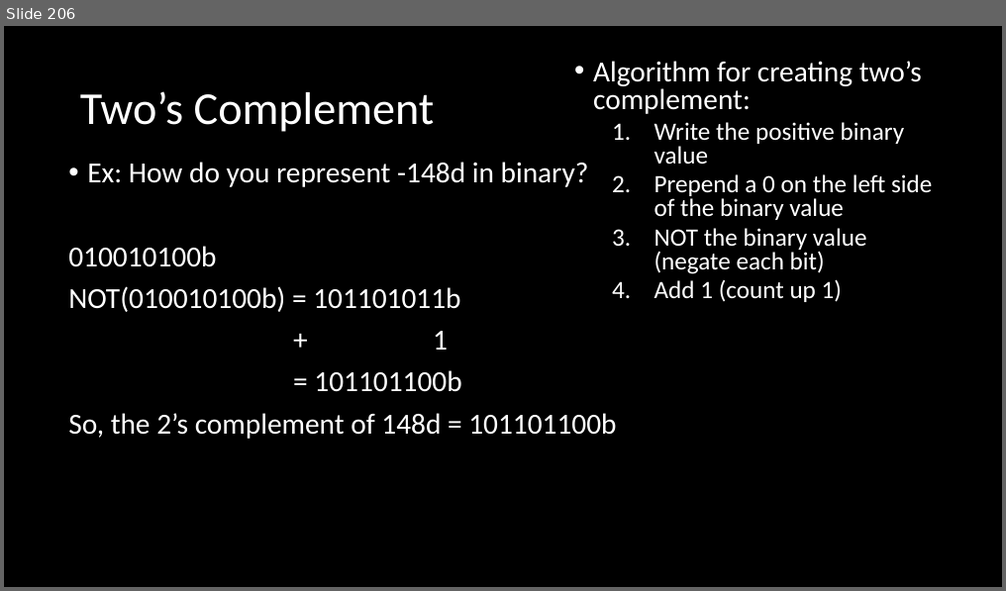
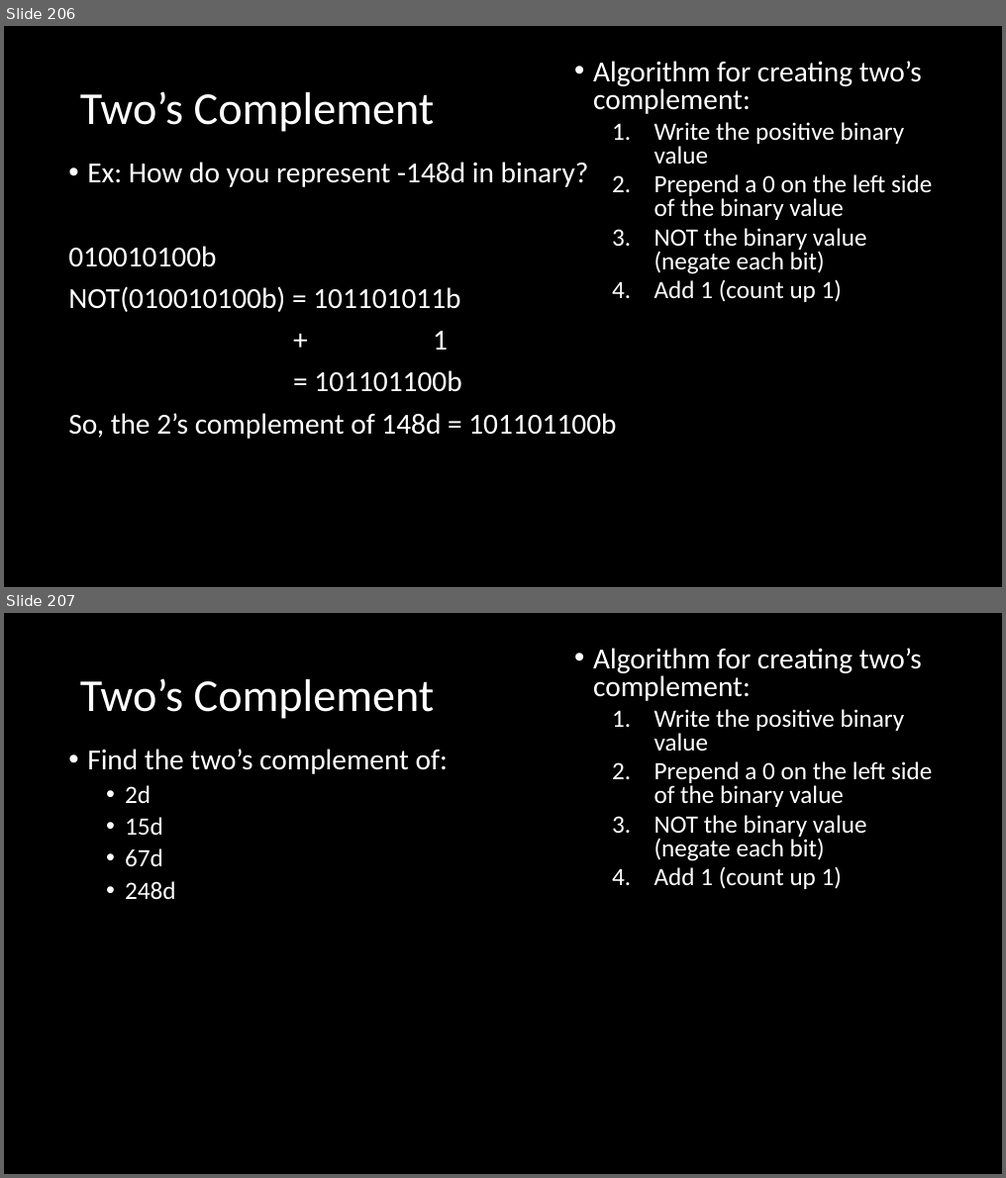
Before and after one commit to MrJoshGross/Course-Curricular-Material, a slide deck: wip/Lecture 3 - Representing Numbers in Binary.pptx. Shown one above the other, each under a label of ours: slide 206 before the commit, slides 206 and 207 after it. The pictures are 1006x591 and 1006x1178 pixels, drawn with LibreOffice and Linux fonts; fonts in the diff are those of the drawing. Boxes give left, top, right and bottom in pixels: in the first picture for what was removed or moved away, otherwise in the second. Text is boxed around its words. In the diff, an @@ line names an element or a change of style, - is before the commit and + after.

Commit message:
Update Lecture 3 - Representing Numbers in Binary.pptx
added two's complement problems

```diff
--- a/wip/Lecture 3 - Representing Numbers in Binary.pptx
+++ b/wip/Lecture 3 - Representing Numbers in Binary.pptx
@@ slide 207 added at (x1=4, y1=613, x2=1002, y2=1174), background #000000 @@
@@ text added at (x1=593, y1=648, x2=932, y2=889), 24 pt, text #FFFFFF @@
+• Algorithm for creating two’s complement:
+  1. Write the positive binary value
+  2. Prepend a 0 on the left side of the binary value
+  3. NOT the binary value (negate each bit)
+  4. Add 1 (count up 1)
@@ title added at (x1=80, y1=678, x2=435, y2=719), 44 pt, text #FFFFFF @@
+Two’s Complement
@@ text added at (x1=87, y1=749, x2=448, y2=899), 28 pt, text #FFFFFF @@
+• Find the two’s complement of:
+  • 2d
+  • 15d
+  • 67d
+  • 248d
```
